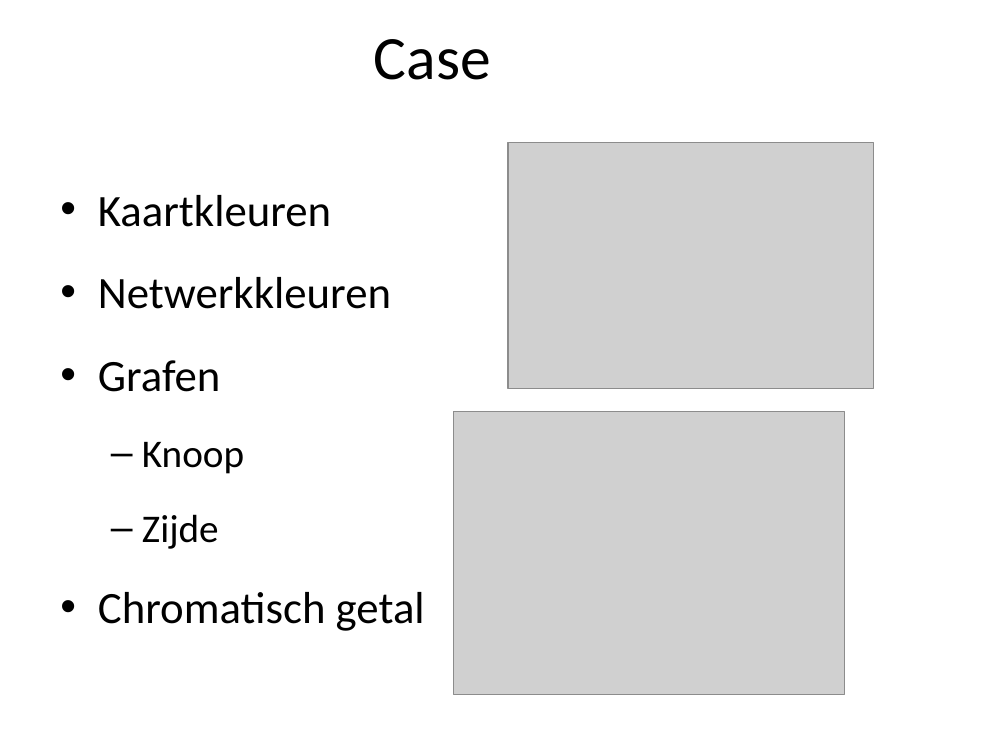
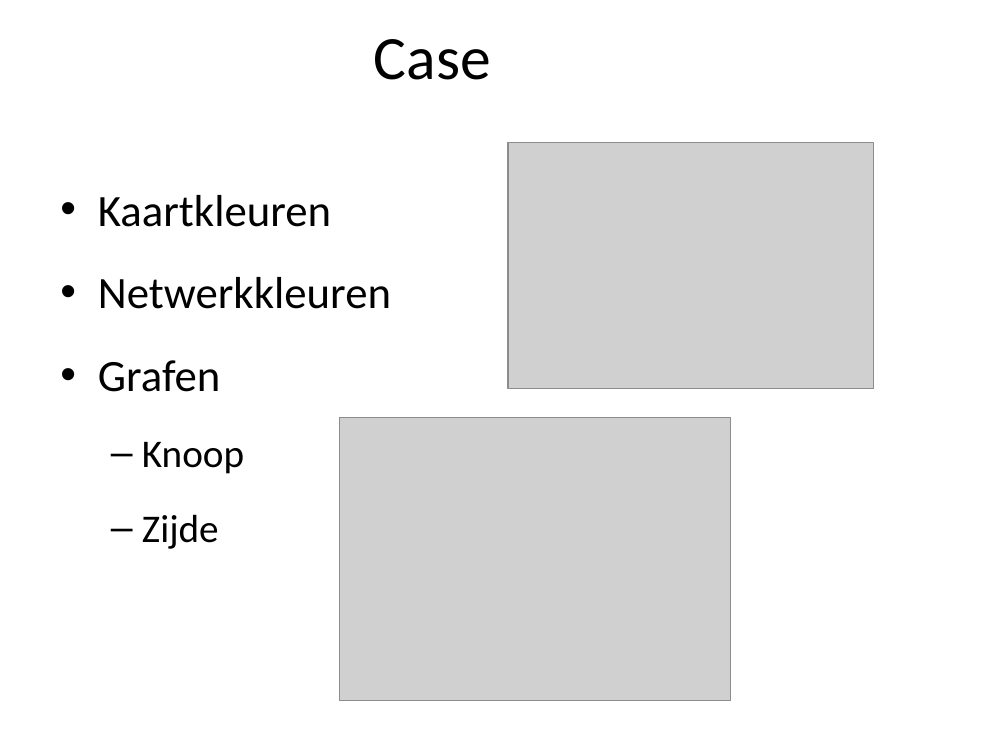
Before and after one commit to marten2/Heuristieken, a slide deck: slide 3 of niks.ppt. Drawn at 1008x756 pixels with LibreOffice and Linux fonts; fonts in the diff are those of the drawing; grey boxes stand for pictures; background and template pictures are left out. Boxes give left, top, right and bottom in pixels: in the first picture for what was removed or moved away, otherwise in the second. Text is boxed around its words. In the diff, an @@ line names an element or a change of style, - is before the commit and + after.

```diff
--- a/niks.ppt
+++ b/niks.ppt
@@ picture: place and size @@
-picture at (454,411,845,695)
+picture at (340,417,731,701)
@@ text at (98,592,425,631): paragraph removed @@
-• Chromatisch getal
```
Also in this commit, not shown: 9 other slides changed, 2 slides removed, 4 other files.
